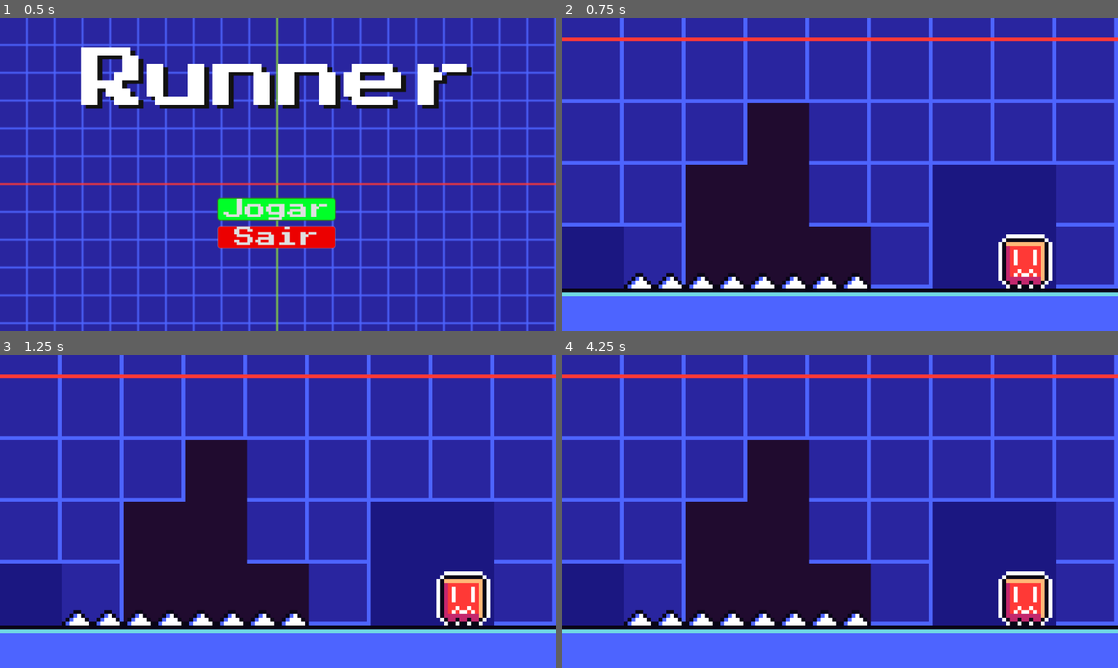
Above: before the commit, frames 1-4 (two rows, left to right).
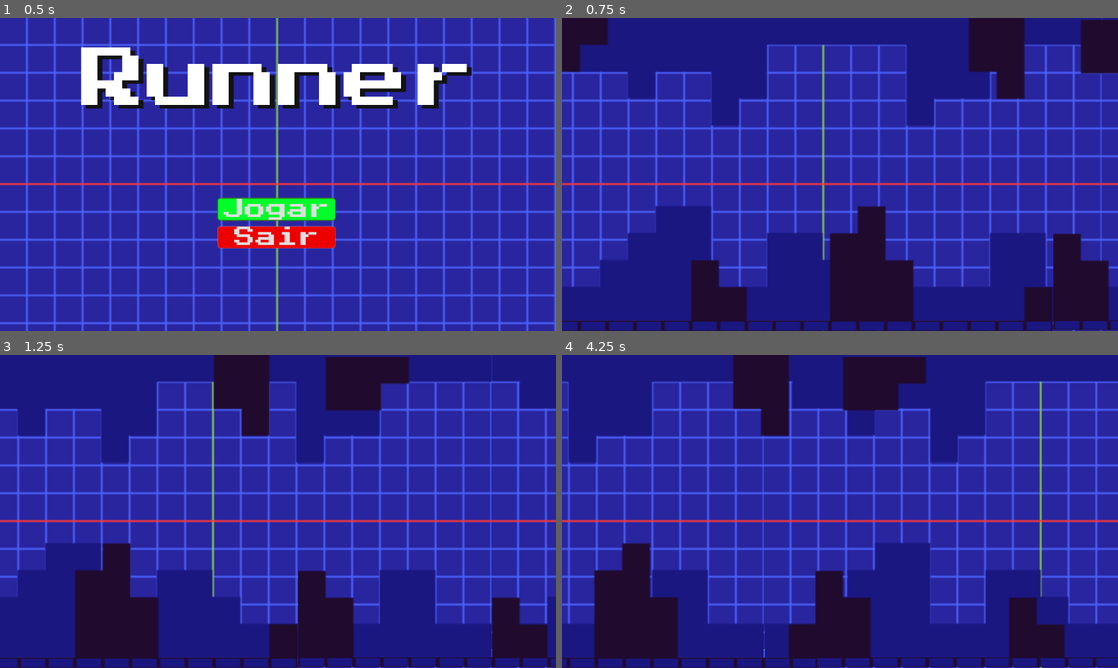
Above: after the commit, the same moments.

Repository: Petrickson10/runner2
Game: Godot game, scene res://cenas/menu.tscn
Same seed, same stepped clock (60 frames per second), same inputs: the game is played once before the commit and once after it.
Inputs:
- Up to frame 1 (0.5 s): no input
- Up to frame 2 (0.75 s): click "Jogar" at 0.5 s
- Up to frame 3 (1.25 s): no input
- Up to frame 4 (4.25 s): no input

Frame 1 is identical in both runs. In frame 2, 69% of the frame differs, in the area x 0-100%, y 0-100%; in frame 3, 66%; in frame 4, 70%.

Commit message:
Aula0806

Diff:
--- /dev/null
+++ b/Scripts2/jogo.gd
@@ -0,0 +1,30 @@
+extends Node2D
+
+@export var velocidade: int
+func _ready() -> void:
+	velocidade=400
+func _process(delta: float) -> void:
+	$Fundo.position.x -= velocidade*delta*0.5
+	$Fundo2.position.x -= velocidade*delta*0.5
+	if $Fundo.position.x < -1152:
+		$Fundo.position.x = 1152
+	if $Fundo2.position.x < -1152:
+		$Fundo2.position.x = 1152
+	$Chao.position.x -= velocidade*delta*2
+	$Chao2.position.x -= velocidade*delta*2
+	if $Chao.position.x < -1152:
+		$Chao.position.x = 1152
+	if $Chao2.position.x < -1152:
+		$Chao2.position.x = 1152
+	$MeioAzul.position.x -= velocidade*delta*0.5
+	$MeioAzul2.position.x -= velocidade*delta*0.5
+	if $MeioAzul.position.x < -1152:
+		$MeioAzul.position.x = 1152
+	if $MeioAzul2.position.x < -1152:
+		$MeioAzul2.position.x = 1152
+	$MeioPreto.position.x -= velocidade*delta*2
+	$MeioPreto2.position.x -= velocidade*delta*2
+	if $MeioPreto.position.x < -1152:
+		$MeioPreto.position.x = 1152
+	if $MeioPreto2.position.x < -1152:
+		$MeioPreto2.position.x = 1152
--- a/cenas/jogo.tscn
+++ b/cenas/jogo.tscn
@@ -1,18 +1,62 @@
 [gd_scene format=3 uid="uid://b8cv176dw7gq5"]
 
-[ext_resource type="Texture2D" uid="uid://cwwjuepl72s02" path="res://Assets Godot Runner/Assets Godot Runner/mockup.png" id="1_k46e6"]
+[ext_resource type="Script" uid="uid://qastrolmursu" path="res://Scripts2/jogo.gd" id="1_1frua"]
+[ext_resource type="Texture2D" uid="uid://bs6cjr3ujv4tl" path="res://Assets Godot Runner/Assets Godot Runner/background.png" id="1_k46e6"]
+[ext_resource type="Texture2D" uid="uid://cttdpgdvfy2xu" path="res://Assets Godot Runner/Assets Godot Runner/foreground.png" id="2_32vai"]
+[ext_resource type="Texture2D" uid="uid://cu1f1dfo3beg5" path="res://Assets Godot Runner/Assets Godot Runner/middleground2.png" id="4_bkotw"]
+[ext_resource type="Texture2D" uid="uid://dgppolhfvsc3j" path="res://Assets Godot Runner/Assets Godot Runner/middleground1.png" id="5_dmxwg"]
+
+[sub_resource type="RectangleShape2D" id="RectangleShape2D_dmxwg"]
+size = Vector2(1150, 20)
 
 [node name="Jogo" type="Node2D" unique_id=517475972]
+script = ExtResource("1_1frua")
 
 [node name="Fundo" type="Sprite2D" parent="." unique_id=578715688]
+scale = Vector2(3.6031253, 3.6)
 texture = ExtResource("1_k46e6")
+centered = false
 
 [node name="Fundo2" type="Sprite2D" parent="." unique_id=1283610460]
+position = Vector2(1151, 0)
+scale = Vector2(3.6, 3.6)
+texture = ExtResource("1_k46e6")
+centered = false
 
 [node name="Chao" type="Sprite2D" parent="." unique_id=990420256]
+position = Vector2(-4, 587)
+scale = Vector2(3.60625, 1.265625)
+texture = ExtResource("2_32vai")
+centered = false
 
 [node name="Chao2" type="Sprite2D" parent="." unique_id=1998158034]
+position = Vector2(1151, 588)
+scale = Vector2(3.6124997, 1.203125)
+texture = ExtResource("2_32vai")
+centered = false
 
 [node name="ChaoFisico" type="StaticBody2D" parent="." unique_id=806500893]
 
 [node name="CorpoChao" type="CollisionShape2D" parent="ChaoFisico" unique_id=1991230436]
+position = Vector2(574, 637)
+shape = SubResource("RectangleShape2D_dmxwg")
+
+[node name="MeioAzul" type="Sprite2D" parent="." unique_id=1109641548]
+position = Vector2(573.5, 313)
+scale = Vector2(3.609375, 3.4777775)
+texture = ExtResource("4_bkotw")
+
+[node name="MeioAzul2" type="Sprite2D" parent="." unique_id=557190630]
+position = Vector2(1725.3578, 312.5)
+scale = Vector2(3.5756721, 3.4833333)
+texture = ExtResource("4_bkotw")
+
+[node name="MeioPreto2" type="Sprite2D" parent="." unique_id=560089558]
+position = Vector2(1725, 315.49997)
+scale = Vector2(3.5875, 3.4611108)
+texture = ExtResource("5_dmxwg")
+
+[node name="MeioPreto" type="Sprite2D" parent="." unique_id=960467632]
+position = Vector2(573.5, 313.50003)
+scale = Vector2(3.596875, 3.4833333)
+texture = ExtResource("5_dmxwg")
Not shown, added: Scripts2/jogo.gd.uid
